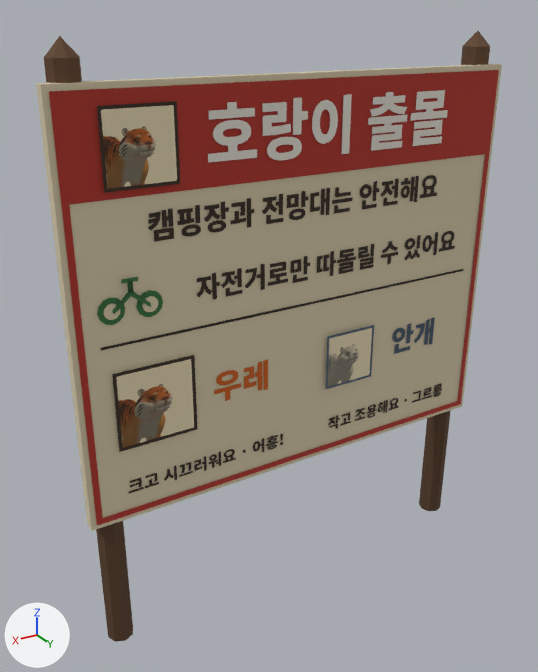
Before and after pictures for a commit that changed the glTF model public/assets/island/byeolmaru-v1/sign_tiger.glb.
Camera for both pictures: a 50 mm camera at (1.56, 2.34, 2.33) aimed at (0.1, -0.09, 1.12). The axes (+X, +Y, +Z) are drawn at lower left. The lights are the same throughout. The first picture is the older version. Where no turn or scale is listed for an object, it has been applied to the vertices. Vertices at exactly the same position are counted once.
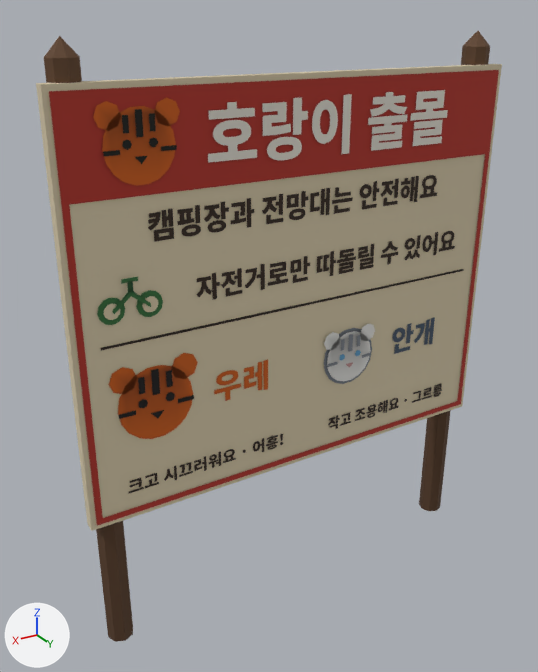
Location of each change, (x1, y1, x2, y2) in pixels of the pictures (538 x 672 px):
part 1 of me_mesh_0, added
    after: (135, 109, 144, 137)
part 2 of me_mesh_0, added
    after: (122, 115, 129, 134)
part 3 of me_mesh_0, added
    after: (149, 113, 156, 131)
part 4 of me_mesh_0, added
    after: (103, 150, 120, 156)
part 5 of me_mesh_0, added
    after: (161, 145, 177, 151)
part 6 of me_mesh_0, rebuilt (11% narrower, 13% shorter)
    before: (97, 101, 180, 193)
    after: (102, 106, 176, 186)
part 7 of me_mesh_0, rebuilt (8% narrower, 22% shorter)
    before: (326, 325, 374, 389)
    after: (327, 331, 371, 381)
part 8 of me_mesh_0, cut back
    before: (112, 136, 260, 461)
    after: (93, 98, 260, 461)
part 9 of me_mesh_0, cut back
    before: (317, 110, 454, 418)
    after: (313, 110, 454, 418)

The change, as a list of edits to the scene's bpy script:
```text
Change me_mesh_0:
    used by ob_mesh_0; location = (-0.95, 0.043, -0.05)
    remove me_mesh_0.from_pydata(...)  # 2999 vertices, 2813 faces; spans x 0.0..1.9, y -0.14..0.0, z 0.0..2.33
    add me_mesh_0.from_pydata(...)  # 3224 vertices, 2976 faces; spans x 0.0..1.9, y -0.14..0.0, z 0.0..2.33
    me_mesh_0 part 1: the loose piece of 4 vertices spanning x 1.4..1.42, y -0.01, z 1.72..1.78 is copied, and the copy is moved by (0.2, 0.01, 0.32); it spans x 1.6..1.62, y 0.0, z 2.03..2.12
    me_mesh_0 part 2: the loose piece of 4 vertices spanning x 1.67..1.69, y 0.0, z 1.52..1.56 is copied, and the copy is moved by (-0.02, 0.0, 0.53); it spans x 1.64..1.67, y 0.0, z 2.05..2.1
    me_mesh_0 part 3: the loose piece of 4 vertices spanning x 1.4..1.42, y -0.01, z 1.72..1.78 is copied, and the copy is moved by (0.15, 0.01, 0.32); it spans x 1.56..1.57, y 0.0, z 2.05..2.1
    me_mesh_0 part 4: the loose piece of 4 vertices spanning x 1.65..1.71, y 0.0, z 1.56..1.57 is copied, and the copy is moved by (0.03, 0.0, 0.43); it spans x 1.68..1.74, y 0.0, z 1.98..2.0
    me_mesh_0 part 5: the loose piece of 4 vertices spanning x 1.65..1.71, y 0.0, z 1.56..1.57 is copied, and the copy is moved by (-0.17, 0.0, 0.43); it spans x 1.48..1.54, y 0.0, z 1.98..2.0
    me_mesh_0 part 6: the loose piece of 4 vertices spanning x 1.48..1.74, y 0.0, z 1.87..2.13 is rebuilt with 18 vertices and now spans x 1.48..1.74, y -0.01, z 1.88..2.12, in mat_primary
    me_mesh_0 part 7: the loose piece of 4 vertices spanning x 0.61..0.85, y 0.0, z 0.93..1.17 is rebuilt with 18 vertices and now spans x 0.62..0.85, y -0.01, z 0.94..1.16, in mat_primary
    me_mesh_0 part 8: 41 vertices moved within x 1.17..1.77, y -0.01, z 0.73..2.0; 2 vertices removed from x 1.45..1.77, y -0.01, z 0.91; 106 vertices added at x 1.44..1.78, y -0.01..0.0, z 0.92..2.15
    me_mesh_0 part 9: 50 vertices moved within x 0.2..0.9, y -0.01, z 0.72..2.07; 65 vertices added at x 0.6..0.86, y -0.01..0.0, z 0.92..1.18
    other edits to the shape of me_mesh_0 do not show in these pictures
    remove me_mesh_0.materials.append(mat_portrait)
```
